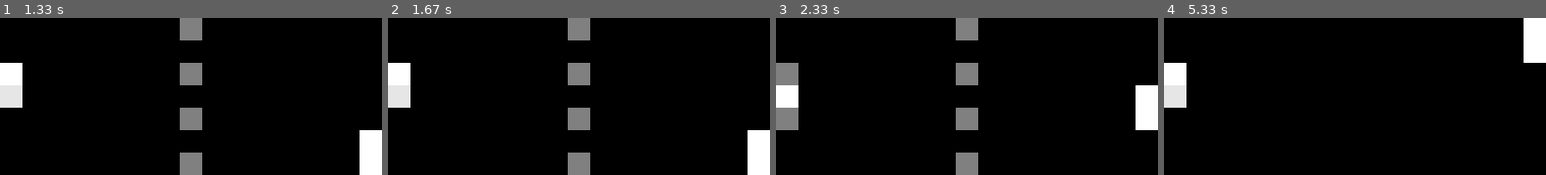
Above: before the commit, frames 1-4 (left to right).
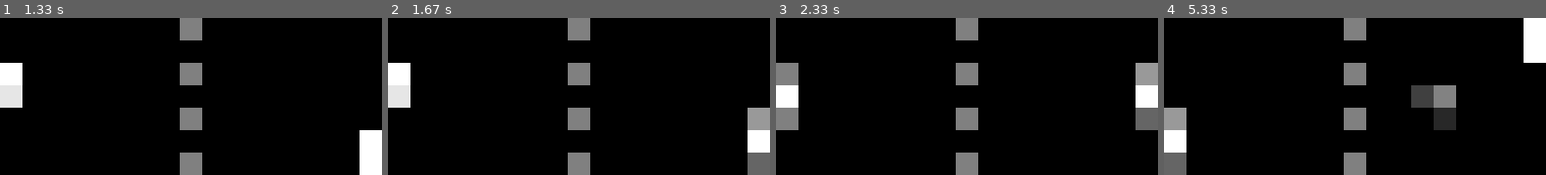
Above: after the commit, the same moments.

Repository: gbenson/pico-devkit
Game: pygame game, started from src/target/pong.py
The game is run twice, just before and just after one commit, with the same random seed, the same clock (stepped at 60 frames per second) and the same inputs.
Inputs:
- Up to frame 1 (1.33 s): tap Y at 0.33 s; tap A at 0.67 s; hold Y from 1 s (still down)
- Up to frame 2 (1.67 s): release Y at 1.47 s; tap L at 1.5 s
- Up to frame 3 (2.33 s): tap B at 1.83 s; hold X from 2.17 s (still down)
- Up to frame 4 (5.33 s): release X at 2.63 s; tap M at 2.67, 3.83 s; tap X at 3, 3.4, 3.7, 4.23, 4.53, 4.73 s; hold Z 3.33-3.8 s; tap A at 4.82 s

Frame 1 is identical in both runs. In frame 2, 1.7% of the frame differs, in the area x 94-100%, y 57-100%; in frame 3, 1.7%; in frame 4, 10%, in the area x 0-77%, y 0-100%.

Commit message:
Antialiased ball

Diff:
--- a/src/devkit/pygame/picoscroll.py
+++ b/src/devkit/pygame/picoscroll.py
@@ -12,6 +12,16 @@
         pygame.K_b: _PicoScroll.BUTTON_B,
         pygame.K_x: _PicoScroll.BUTTON_X,
         pygame.K_y: _PicoScroll.BUTTON_Y,
+
+        # for A, {Z,C} = up, down
+        pygame.K_z: _PicoScroll.BUTTON_B,
+        pygame.K_c: _PicoScroll.BUTTON_B,
+
+        # for {J,K,L}, M = up, down
+        pygame.K_j: _PicoScroll.BUTTON_X,
+        pygame.K_k: _PicoScroll.BUTTON_X,
+        pygame.K_l: _PicoScroll.BUTTON_X,
+        pygame.K_m: _PicoScroll.BUTTON_Y,
     }
 
     def __init__(self, *, window_title: str = "Pico Scroll", gamma: float = 3):
--- a/src/target/pong.py
+++ b/src/target/pong.py
@@ -149,7 +149,7 @@
         self.reset()
 
     def reset(self, speed=10):
-        self.x = 8
+        self.x = 8.5  # ball at [8..9)
         margin = self.radius + 0.1
         self.y = random.uniform(margin, 7 - margin)
         rx = random.choice((0, 16)) - self.x
@@ -225,7 +225,37 @@
             break
 
     def draw(self, set_pixel):
-        set_pixel(int(self.x), int(self.y), 255)
+        x = self.x - 0.5
+        y = self.y - 0.5
+
+        # A B
+        # C D
+
+        # xbd is the x of the B and D, so xbd<0 means everything's offscreen.
+        # The +2,-1 stuff is because python `int` rounds towards zero but we
+        # need rounding like `math.floor`.  if xbd<0 then 1<=vac<2 which is
+        # broken.
+        xbd = int(x + 2) - 1
+        if xbd < 0:
+            return
+        xac = xbd - 1
+        vbd = x - xac
+        vac = 1 - vbd
+
+        ycd = int(y + 2) - 1
+        if ycd < 0:
+            return
+        yab = ycd - 1
+        vcd = y - yab
+        vab = 1 - vcd
+
+        for x, y, v in (
+                (xac, yab, vac * vab),
+                (xbd, yab, vbd * vab),
+                (xac, ycd, vac * vcd),
+                (xbd, ycd, vbd * vcd)):
+            if 0 <= x < 17 and 0 <= y < 7:
+                set_pixel(x, y, v * 255)
 
 
 def main(*args, **kwargs):
--- a/tests/devkit/pygame/test_picoscroll.py
+++ b/tests/devkit/pygame/test_picoscroll.py
@@ -11,7 +11,7 @@
 
 import pygame as _pygame
 
-from pygame import K_a, K_b, K_x, K_y, K_z, KEYUP, KEYDOWN, Rect
+from pygame import K_a, K_b, K_x, K_y, K_s, KEYUP, KEYDOWN, Rect
 
 from devkit.pygame import PicoScroll
 from target.pong import main
@@ -74,7 +74,7 @@
     key_sequence = cycle(
         NonCallableMock(type=type, key=key)
         for key, type in product(
-                (K_a, K_b, K_x, K_y, K_z),
+                (K_a, K_b, K_x, K_y, K_s),
                 (KEYDOWN, KEYUP),
         )
     )
--- a/tests/pong/test_ball.py
+++ b/tests/pong/test_ball.py
@@ -1,8 +1,12 @@
-from unittest.mock import NonCallableMock
+import math
+import random
+
+from itertools import product
+from unittest.mock import Mock, NonCallableMock, patch
 
 import pytest
 
-from target.pong import Game
+from target.pong import Ball, Game
 
 
 # 0 X 0.5
@@ -47,3 +51,95 @@
     ball.update(1, game.players)
 
     assert (ball.x, ball.y) == expect_pos
+
+
+@patch("target.engine._PicoScroll")
+def test_no_draw_offscreen(picoscroll_cls: Mock):
+    pixels_set = 0
+
+    def _set_pixel(x, y, v):
+        nonlocal pixels_set
+        pixels_set += 1
+
+        assert isinstance(x, int)
+        assert isinstance(y, int)
+        assert isinstance(v, int)
+        assert 0 <= x < 17
+        assert 0 <= y < 7
+        assert 0 <= v < 256
+
+    picoscroll = NonCallableMock()
+    picoscroll.set_pixel = _set_pixel
+
+    picoscroll_cls.return_value = picoscroll
+
+    game = Game()
+    picoscroll_cls.assert_called_once_with()
+    paddle_pixels = 6  # 3 for each paddle
+    assert pixels_set == paddle_pixels
+
+    game.draw_ball = True
+
+    values = [
+        0, 0.1, 1, 1.1, 2, 2.1, math.e, math.pi, 5, 5.1,
+        6, 6.1, 7, 7.1, 15, 15.1, 16, 16.1, 20, 40, 1e6,
+    ]
+
+    values = [v - 0.5 for v in values] + values + [v + 0.5 for v in values]
+    values = list(sorted(set([-v for v in values] + values)))
+    values = list(product(values, values))
+
+    hist = [0] * 5
+
+    for shuffle in (False, True):
+        if shuffle:
+            expect_hist = [v * 2 for v in hist]
+            random.shuffle(values)
+        for xy in values:
+            pixels_set = 0
+            game.ball.x, game.ball.y = xy
+            game._draw()
+            pixels_set -= paddle_pixels
+            assert 0 <= pixels_set <= 4
+            hist[pixels_set] += 1
+        print(hist)
+    assert hist == expect_hist
+    assert hist[3] == 0
+    assert hist == [19538, 160, 1200, 0, 2000]
+
+
+@pytest.mark.parametrize(
+    "ball_xy,expect_set_pixels", (
+        ((2.5, 4.5),
+         ((2, 4, 255), (3, 4, 0),
+          (2, 5,   0), (3, 5, 0),
+          )),
+        ((2.25, 4.5),
+         ((1, 4, 64), (2, 4, 191),
+          (1, 5,  0), (2, 5,   0),
+          )),
+        ((2.5, 4.75),
+         ((2, 4, 191), (3, 4, 0),
+          (2, 5,  64), (3, 5, 0),
+          )),
+        ((3, 5),
+         ((2, 4, 64), (3, 4, 64),
+          (2, 5, 64), (3, 5, 64),
+          )),
+    ))
+def test_antialiasing(ball_xy, expect_set_pixels):
+    ball = Ball()
+
+    ball.x, ball.y = ball_xy
+
+    set_pixel = Mock()
+    ball.draw(set_pixel)
+
+    assert set_pixel.call_count == 4
+    calls = set_pixel.call_args_list
+    assert not any(call.kwargs for call in calls)
+    calls = [list(call.args) for call in calls]
+    for actual, expect in zip(calls, expect_set_pixels):
+        actual[2] = round(actual[2])
+        actual = tuple(actual)
+        assert actual == expect
